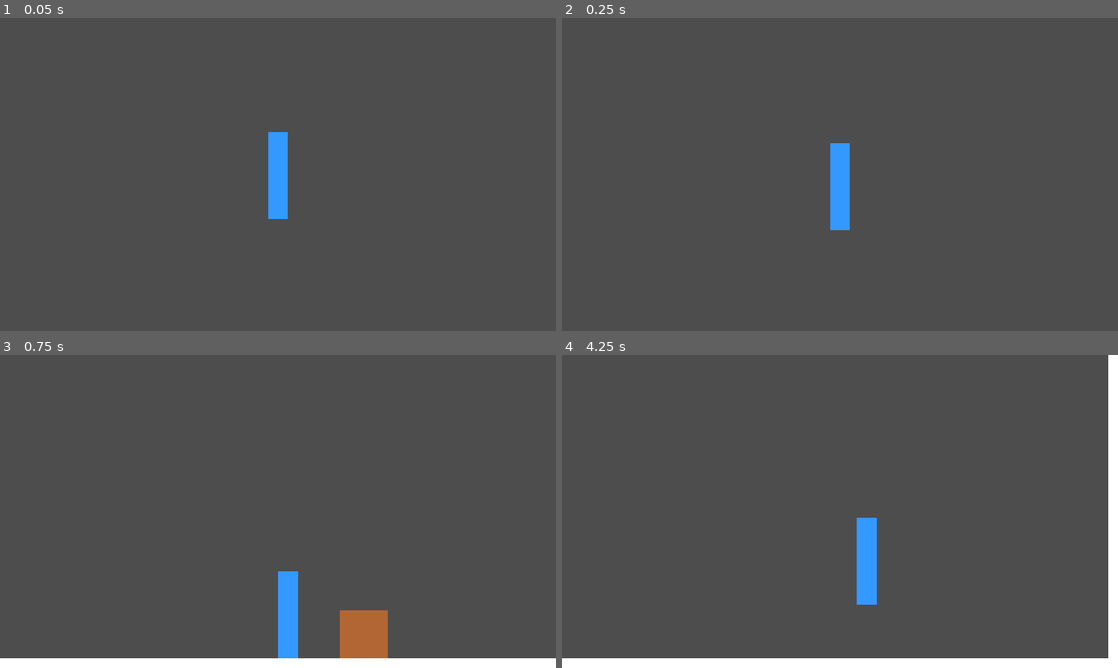
Above: before the commit, frames 1-4 (two rows, left to right).
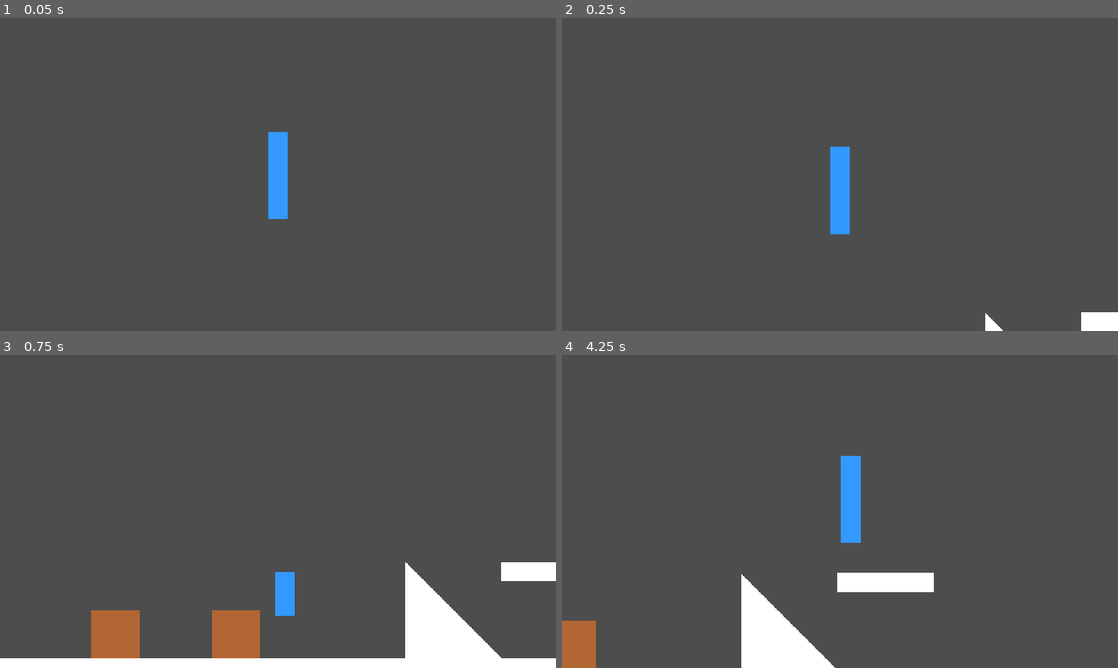
Above: after the commit, the same moments.

Repository: DexusJik/project-movement-vania
Game: Godot game, scene res://World.tscn
The game is run twice, just before and just after one commit, with the same random seed, the same clock (stepped at 60 frames per second) and the same inputs.
Inputs:
- Up to frame 1 (0.05 s): no input
- Up to frame 2 (0.25 s): no input
- Up to frame 3 (0.75 s): hold D (move_right) from 0.53 s (still down); hold S (crouch, bound only after the commit) from 0.53 s (still down)
- Up to frame 4 (4.25 s): tap Space (jump) at 0.77, 1.07, 1.52, 1.82, 3.02, 3.32, 3.77, 3.8, 4.07 s; tap C (morph_ball, bound only after the commit) at 0.8, 1.35 s; release S (crouch, bound only after the commit) at 1.28 s; tap R (morph_superman, bound only after the commit) at 1.55 s; release D (move_right) at 2.03 s; hold A (move_left) 2.03-2.78 s; hold R (morph_superman, bound only after the commit) 2.03-2.78 s; tap Ctrl at 2.3, 2.85 s; hold D (move_right) from 2.78 s (still down); tap V at 3.05, 3.6 s

Frame 1 is identical in both runs. In frame 2, 0.6% of the frame differs, in the area x 48-100%, y 40-100%; in frame 3, 7.9%; in frame 4, 9.8%, in the area x 0-100%, y 0-100%.

Commit message:
Refine jump height, tighten crouch input, and implement momentum carry-over

Diff:
--- a/project-movement-vania/Player.gd
+++ b/project-movement-vania/Player.gd
@@ -1,89 +1,217 @@
 extends CharacterBody2D
 
+# --- Enums ---
+enum State { NORMAL, CROUCH, BALL, SUPERMAN }
+
 # --- Movement Constants ---
-# Tuned for a "Weighted" and "Snappy" feel
-const MAX_SPEED = 500.0
-const ACCEL = 2000.0
-const FRICTION = 1500.0
-const JUMP_VELOCITY = -800.0
-const GRAVITY = 1800.0
+const BASE_MAX_SPEED = 600.0
+const GROUND_ACCEL = 3000.0
+const AIR_ACCEL = 4000.0
+const FRICTION = 4000.0
+const JUMP_VELOCITY = -1300.0
+const GRAVITY = 2200.0
+const SLOPE_SLIDE_FORCE = 1500.0
+
+# --- Polish Constants ---
+const COYOTE_TIME = 0.15
+const JUMP_BUFFER = 0.15
+const JUMP_CUT_FACTOR = 0.5
+
+# --- State Dimensions (Width, Height) ---
+const DIMENSIONS = {
+	State.NORMAL: Vector2(40, 180),
+	State.CROUCH: Vector2(40, 90),
+	State.BALL: Vector2(60, 60),
+	State.SUPERMAN: Vector2(180, 40)
+}
+
+# --- State Physics Multipliers (Slope Slide Force, Friction Multiplier, Max Speed Multiplier) ---
+const STATE_PHYSICS = {
+	State.NORMAL: {"slide": 1.0, "friction": 1.0, "speed": 1.0},
+	State.CROUCH: {"slide": 2.0, "friction": 0.3, "speed": 0.7},
+	State.BALL: {"slide": 3.0, "friction": 0.01, "speed": 1.5},
+	State.SUPERMAN: {"slide": 0.1, "friction": 3.0, "speed": 1.2}
+}
+
+# --- State Variables ---
+var current_state := State.NORMAL
+var coyote_timer := 0.0
+var jump_buffer_timer := 0.0
+var momentum_timer := 0.0 # Timer to preserve slope speed on flat ground
+
+@onready var collision_shape = $CollisionShape2D
+@onready var visual = $Visual
 
 func _ready() -> void:
+	floor_stop_on_slope = false
+	floor_constant_speed = true
+	floor_snap_length = 32.0 # Increased snap to prevent launching at slope ends
+
+	add_to_group("player")
 	setup_input_mappings()
+	apply_state_dimensions()
 
 func setup_input_mappings() -> void:
-	# 1. Define Key Mappings
 	var key_mappings = {
 		"move_left": [KEY_A, KEY_LEFT],
 		"move_right": [KEY_D, KEY_RIGHT],
-		"jump": [KEY_SPACE, KEY_W, KEY_UP]
+		"jump": [KEY_SPACE, KEY_W, KEY_UP],
+		"crouch": [KEY_S, KEY_DOWN, KEY_CTRL],
+		"morph_ball": [KEY_C, KEY_V],
+		"morph_superman": [KEY_R, KEY_UP]
 	}
-
-	# 2. Define Button Mappings (Digital)
 	var button_mappings = {
-		"jump": [JOY_BUTTON_A, JOY_BUTTON_B]
+		"jump": [JOY_BUTTON_A, JOY_BUTTON_B],
+		"crouch": [13],
+		"morph_ball": [JOY_BUTTON_X],
+		"morph_superman": [JOY_BUTTON_Y]
 	}
-
-	# Create actions and map keys
 	for action in key_mappings:
 		if not InputMap.has_action(action):
 			InputMap.add_action(action)
-
 		for key in key_mappings[action]:
 			var ev = InputEventKey.new()
 			ev.keycode = key
 			if not InputMap.action_has_event(action, ev):
 				InputMap.action_add_event(action, ev)
-
-	# Map joypad buttons
 	for action in button_mappings:
 		for btn in button_mappings[action]:
 			var ev = InputEventJoypadButton.new()
 			ev.button_index = btn
 			if not InputMap.action_has_event(action, ev):
 				InputMap.action_add_event(action, ev)
-
-	# 3. Map Joypad Axes (Analog)
 	_setup_axis_mapping("move_left", JOY_AXIS_LEFT_X, -1.0)
 	_setup_axis_mapping("move_right", JOY_AXIS_LEFT_X, 1.0)
+	_setup_axis_mapping("crouch", JOY_AXIS_LEFT_Y, 1.0) # LS Down
+	_setup_axis_mapping("morph_superman", JOY_AXIS_RIGHT_Y, -1.0) # RS Up
+	_setup_axis_mapping("morph_ball", JOY_AXIS_RIGHT_Y, 1.0) # RS Down
 
 func _setup_axis_mapping(action: String, axis: int, direction: float) -> void:
 	if not InputMap.has_action(action):
 		InputMap.add_action(action)
-
 	var ev = InputEventJoypadMotion.new()
 	ev.axis = axis
-	# In Godot 4, for an axis to trigger a digital action, we set the axis
-	# and the threshold. The engine handles the sign of the movement.
-	# To map "Left" to move_left, we want it to trigger when axis value is negative.
-	# We use a small epsilon to avoid jitter.
-	if direction < 0:
-		ev.axis_value = -0.5 # Trigger when pushed significantly left
-	else:
-		ev.axis_value = 0.5 # Trigger when pushed significantly right
-
+	# Increased threshold to 0.8 for a "tighter" trigger (especially for crouching)
+	ev.axis_value = 0.8 if direction > 0 else -0.8
 	if not InputMap.action_has_event(action, ev):
 		InputMap.action_add_event(action, ev)
 
+func change_state(new_state: State) -> void:
+	if current_state == new_state:
+		return
+
+	var old_state = current_state
+	current_state = new_state
+	apply_state_dimensions(old_state)
+
+func apply_state_dimensions(old_state: State = -1) -> void:
+	var dim = DIMENSIONS[current_state]
+
+	# 1. Ground Pinning: Prevent "shooting up" when shrinking/growing
+	if is_on_floor() and old_state != -1:
+		var old_dim = DIMENSIONS[old_state]
+		var diff = (old_dim.y - dim.y) / 2.0
+		global_position.y += diff
+
+	# 2. Update Collision Shape
+	if current_state == State.BALL:
+		var circle = CircleShape2D.new()
+		circle.radius = dim.x / 2.0
+		collision_shape.shape = circle
+	else:
+		var rect = RectangleShape2D.new()
+		rect.size = dim
+		collision_shape.shape = rect
+
+	# 3. Update Visuals
+	visual.size = dim
+	visual.position = -dim / 2
+
 func _physics_process(delta: float) -> void:
-	# 1. Apply Gravity
+	handle_morphing()
+
+	# 1. Timers & Grounding
+	if is_on_floor():
+		coyote_timer = COYOTE_TIME
+	else:
+		coyote_timer -= delta
+
+	if Input.is_action_just_pressed("jump"):
+		jump_buffer_timer = JUMP_BUFFER
+	else:
+		jump_buffer_timer -= delta
+
+	# Momentum timer decay
+	if momentum_timer > 0:
+		momentum_timer -= delta
+
+	# Slope Momentum Tracking: Always track if we are on a slope, regardless of input
+	if is_on_floor():
+		var floor_normal = get_floor_normal()
+		if not Vector2.UP.is_equal_approx(floor_normal):
+			momentum_timer = 1.0
+
+	# 2. Gravity
 	if not is_on_floor():
 		velocity.y += GRAVITY * delta
 
-	# 2. Handle Jump
-	if Input.is_action_just_pressed("jump") and is_on_floor():
+	# 2. Gravity
+	if not is_on_floor():
+		velocity.y += GRAVITY * delta
+
+	# 3. Jump Logic
+	if jump_buffer_timer > 0 and coyote_timer > 0:
 		velocity.y = JUMP_VELOCITY
-
-	# 3. Handle Horizontal Movement
-	# get_axis is the standard for hybrid Keyboard/Controller support
+		jump_buffer_timer = 0
+		coyote_timer = 0
+
+	# 4. Variable Jump Height
+	if Input.is_action_just_released("jump") and velocity.y < 0:
+		velocity.y *= JUMP_CUT_FACTOR
+
+	# 5. Horizontal Movement
 	var input_dir := Input.get_axis("move_left", "move_right")
+	var current_accel = GROUND_ACCEL if is_on_floor() else AIR_ACCEL
+	var current_max_speed = BASE_MAX_SPEED * STATE_PHYSICS[current_state]["speed"]
 
 	if input_dir != 0:
-		# Snappy acceleration
-		velocity.x = move_toward(velocity.x, input_dir * MAX_SPEED, ACCEL * delta)
-	else:
-		# Weighted stop
-		velocity.x = move_toward(velocity.x, 0, FRICTION * delta)
-
-	# 4. Final Movement Execution
+		# If we are moving faster than max speed (due to slope), let the speed decay slowly
+		# instead of snapping it back to MAX_SPEED instantly.
+		if abs(velocity.x) > current_max_speed:
+			velocity.x = move_toward(velocity.x, input_dir * current_max_speed, FRICTION * 0.5 * delta)
+		else:
+			velocity.x = move_toward(velocity.x, input_dir * current_max_speed, current_accel * delta)
+	else:
+		if is_on_floor():
+			var floor_normal = get_floor_normal()
+			if not Vector2.UP.is_equal_approx(floor_normal):
+				var gravity_vec = Vector2(0, 1)
+				var slide_dir = gravity_vec - (gravity_vec.dot(floor_normal) * floor_normal)
+
+				var slide_mult = STATE_PHYSICS[current_state]["slide"]
+				velocity += slide_dir * (SLOPE_SLIDE_FORCE * slide_mult) * delta
+				momentum_timer = 1.0 # Extended coasting time
+			else:
+				# Transitioning to flat ground: Dampen Y velocity to prevent "shooting out"
+				velocity.y = move_toward(velocity.y, 0, GRAVITY * delta)
+
+		var effective_friction = FRICTION
+		# Use slope friction if we are currently on a slope OR if we recently left one
+		if (is_on_floor() and not Vector2.UP.is_equal_approx(get_floor_normal())) or momentum_timer > 0:
+			effective_friction = FRICTION * STATE_PHYSICS[current_state]["friction"] * 0.2 # Extreme low friction during coast
+
+		velocity.x = move_toward(velocity.x, 0, effective_friction * delta)
+
 	move_and_slide()
+
+func handle_morphing() -> void:
+	# 1. Priority: Right Stick Morphing (Superman/Ball)
+	if Input.is_action_pressed("morph_superman"):
+		change_state(State.SUPERMAN)
+	elif Input.is_action_pressed("morph_ball"):
+		change_state(State.BALL)
+	# 2. Crouch Check: Use a tighter vector-based check for the "4pm to 7pm" zone
+	elif Input.is_action_pressed("crouch") or Input.get_joy_axis(0, JOY_AXIS_LEFT_Y) > 0.9:
+		change_state(State.CROUCH)
+	else:
+		change_state(State.NORMAL)
--- a/project-movement-vania/World.tscn
+++ b/project-movement-vania/World.tscn
@@ -13,6 +13,9 @@
 
 [sub_resource type="RectangleShape2D" id="RectangleShape2D_box"]
 size = Vector2(100, 100)
+
+[sub_resource type="RectangleShape2D" id="RectangleShape2D_platform"]
+size = Vector2(200, 40)
 
 [node name="World" type="Node2D"]
 
@@ -71,15 +74,51 @@
 offset_bottom = 500.0
 color = Color(1, 1, 1, 1)
 
-[node name="Box" type="StaticBody2D" parent="."]
-position = Vector2(1700, 930)
+[node name="Box1" type="StaticBody2D" parent="."]
+position = Vector2(1200, 930)
 
-[node name="CollisionShape2D" type="CollisionShape2D" parent="Box"]
+[node name="CollisionShape2D" type="CollisionShape2D" parent="Box1"]
 shape = SubResource("RectangleShape2D_box")
 
-[node name="Visual" type="ColorRect" parent="Box"]
+[node name="Visual" type="ColorRect" parent="Box1"]
 offset_left = -50.0
 offset_top = -50.0
 offset_right = 50.0
 offset_bottom = 50.0
 color = Color(0.7, 0.4, 0.2, 1)
+
+[node name="Box2" type="StaticBody2D" parent="."]
+position = Vector2(1450, 930)
+
+[node name="CollisionShape2D" type="CollisionShape2D" parent="Box2"]
+shape = SubResource("RectangleShape2D_box")
+
+[node name="Visual" type="ColorRect" parent="Box2"]
+offset_left = -50.0
+offset_top = -50.0
+offset_right = 50.0
+offset_bottom = 50.0
+color = Color(0.7, 0.4, 0.2, 1)
+
+[node name="Ramp" type="StaticBody2D" parent="."]
+position = Vector2(1800, 980)
+
+[node name="CollisionPolygon2D" type="CollisionPolygon2D" parent="Ramp"]
+polygon = PackedVector2Array(0, 0, 200, 0, 0, -200)
+
+[node name="Visual" type="Polygon2D" parent="Ramp"]
+polygon = PackedVector2Array(0, 0, 200, 0, 0, -200)
+color = Color(1, 1, 1, 1)
+
+[node name="UpperPlatform" type="StaticBody2D" parent="."]
+position = Vector2(2100, 800)
+
+[node name="CollisionShape2D" type="CollisionShape2D" parent="UpperPlatform"]
+shape = SubResource("RectangleShape2D_platform")
+
+[node name="Visual" type="ColorRect" parent="UpperPlatform"]
+offset_left = -100.0
+offset_top = -20.0
+offset_right = 100.0
+offset_bottom = 20.0
+color = Color(1, 1, 1, 1)
--- a/project-movement-vania/project.godot
+++ b/project-movement-vania/project.godot
@@ -23,6 +23,7 @@
 [physics]
 
 3d/physics_engine="Jolt Physics"
+common/physics_interpolation=true
 
 [rendering]
 
Not shown, added: project-movement-vania/CameraController.gd.uid
Not shown: 1 places in project-movement-vania/World.tscn that only renumber resources
Not shown, changed: GAME_DESIGN.md
